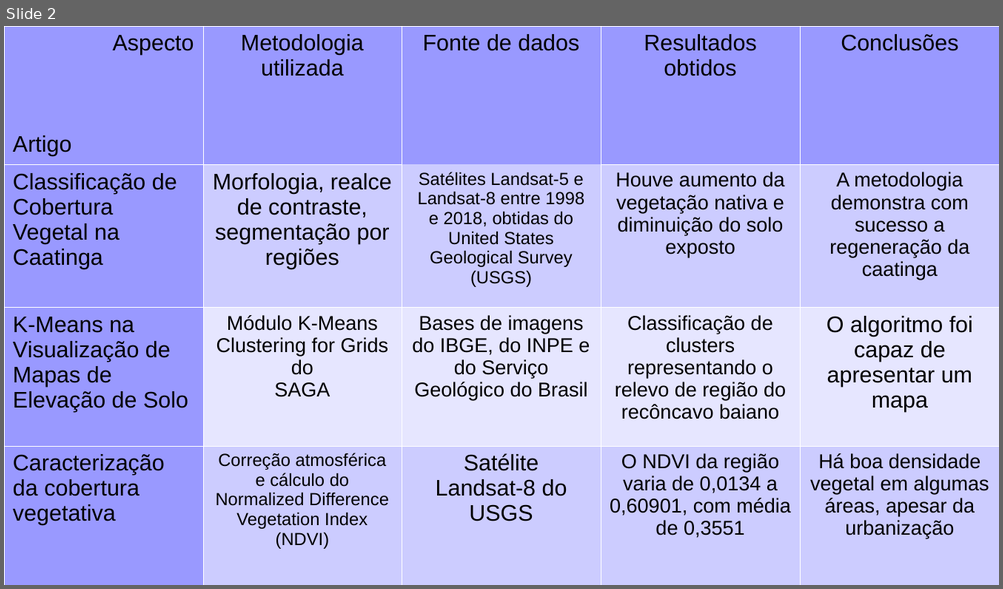
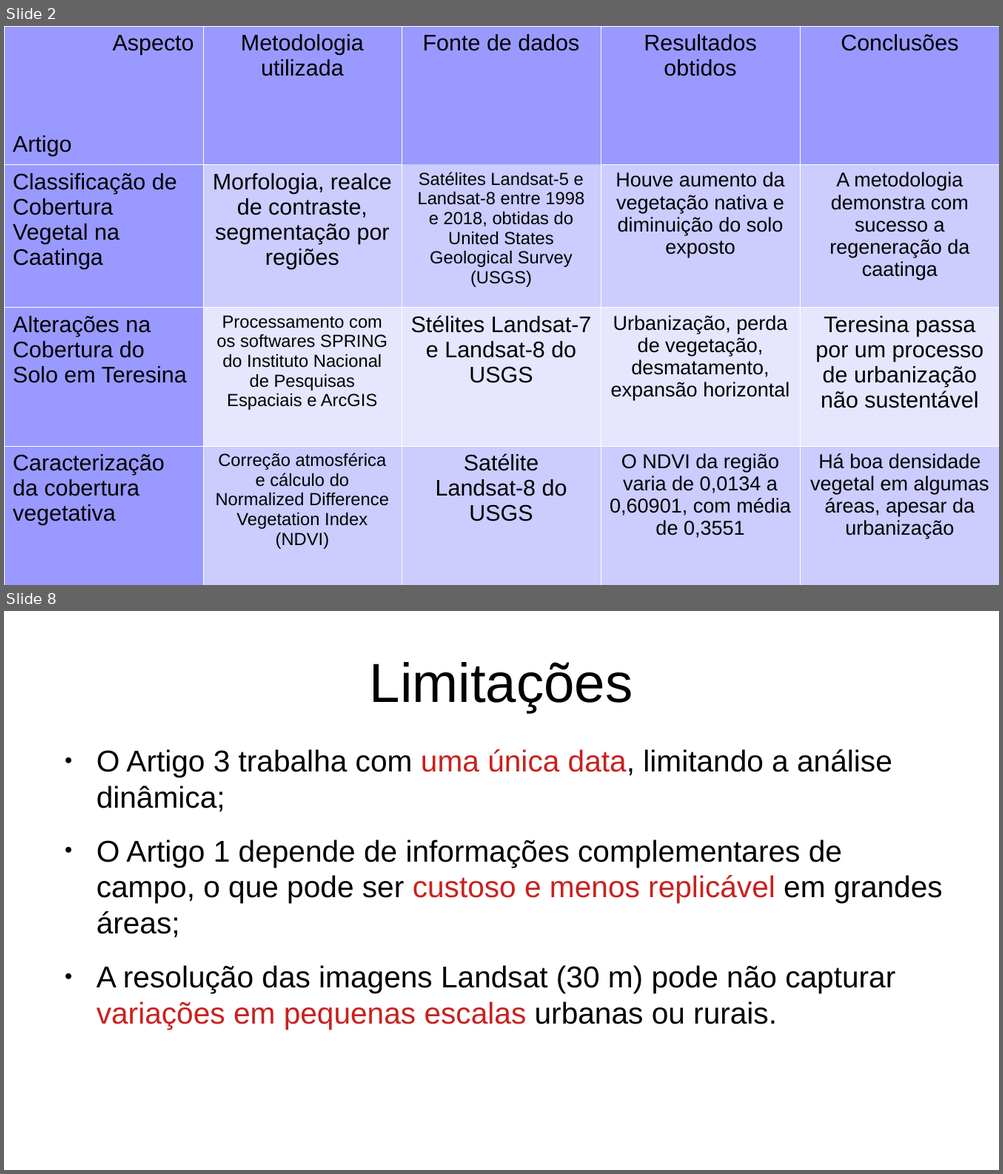
Before and after one commit to joao-martinho/disciplina_PI_2025-1, a slide deck: Trabalho final/seminario.odp. Shown one above the other, each under a label of ours: slide 2 before the commit, slides 2 and 8 after it; the slides between them are not shown. The pictures are 1003x589 and 1003x1174 pixels, drawn with LibreOffice and Linux fonts; fonts in the diff are those of the drawing. Boxes give left, top, right and bottom in pixels: in the first picture for what was removed or moved away, otherwise in the second. Text is boxed around its words. In the diff, an @@ line names an element or a change of style, - is before the commit and + after.

```diff
--- a/Trabalho final/seminario.odp
+++ b/Trabalho final/seminario.odp
@@ slide 8 added at [4, 611, 999, 1170], background #FFFFFF @@
@@ title added at [370, 662, 633, 712], 44 pt, text #000000 @@
+Limitações
@@ text added at [96, 749, 942, 1029], 24 pt, text #000000 @@
+● O Artigo 3 trabalha com uma única data, limitando a análise dinâmica;
+● O Artigo 1 depende de informações complementares de campo, o que pode ser custoso e menos replicável em grandes áreas;
+● A resolução das imagens Landsat (30 m) pode não capturar variações em pequenas escalas urbanas ou rurais.
@@ slide 2 changed as well @@
@@ table at [4, 26, 999, 585] @@
-row 3: K-Means na Visualização de Mapas de Elevação de Solo | Módulo K-Means Clustering for Grids do / SAGA | Bases de imagens do IBGE, do INPE e do Serviço Geológico do Brasil | Classificação de clusters representando o relevo de região do recôncavo baiano | O algoritmo foi capaz de apresentar um mapa
+row 3: Alterações na Cobertura do Solo em Teresina | Processamento com os softwares SPRING do Instituto Nacional de Pesquisas Espaciais e ArcGIS | Stélites Landsat-7 e Landsat-8 do USGS | Urbanização, perda de vegetação, desmatamento, expansão horizontal | Teresina passa por um processo de urbanização não sustentável
```
Also in this commit, not shown: 1 other slide changed, 6 other slides added, 4 slides removed, 7 other files.
